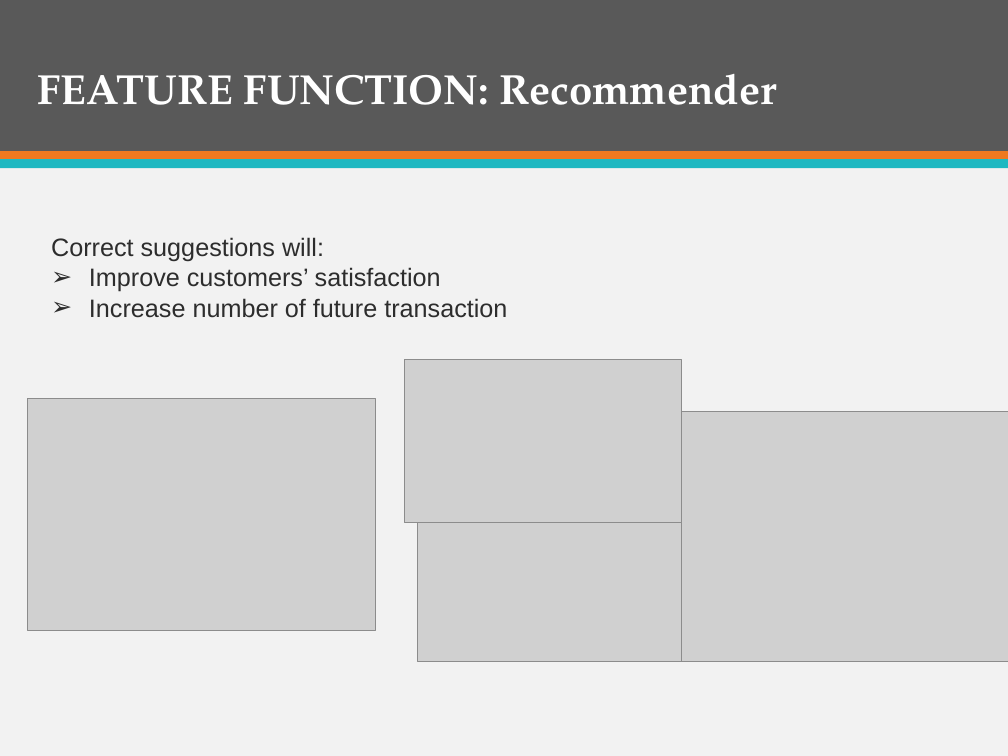
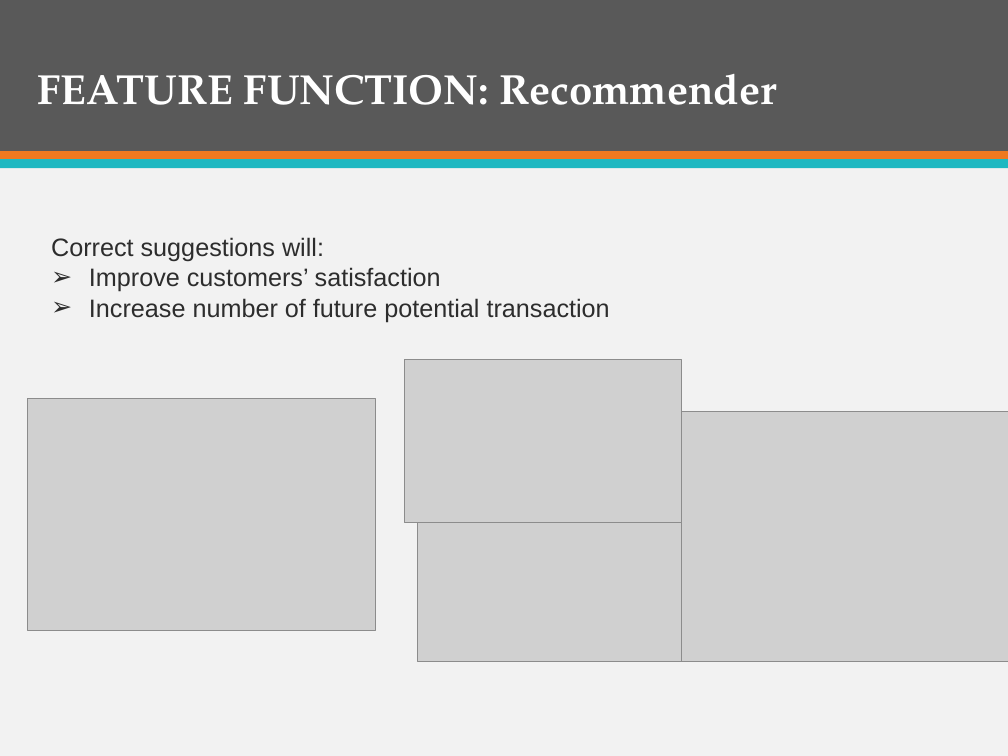
Before and after one commit to firzgard/CarRentalPortal, a slide deck: slide 54 of slide/CAR RENTAL PORTAL-Official.pptx (slide 55 before the commit). Drawn at 1008x756 pixels with LibreOffice and Linux fonts; fonts in the diff are those of the drawing; grey boxes stand for pictures. Boxes give left, top, right and bottom in pixels: in the first picture for what was removed or moved away, otherwise in the second. Text is boxed around its words. In the diff, an @@ line names an element or a change of style, - is before the commit and + after.

```diff
--- a/slide/CAR RENTAL PORTAL-Official.pptx
+++ b/slide/CAR RENTAL PORTAL-Official.pptx
@@ text at <box>89,298,610,322</box>: text changed @@
-➢ Increase number of future transaction
+➢ Increase number of future potential transaction
```
Also in this commit, not shown: 3 other slides changed, 1 slide removed.
